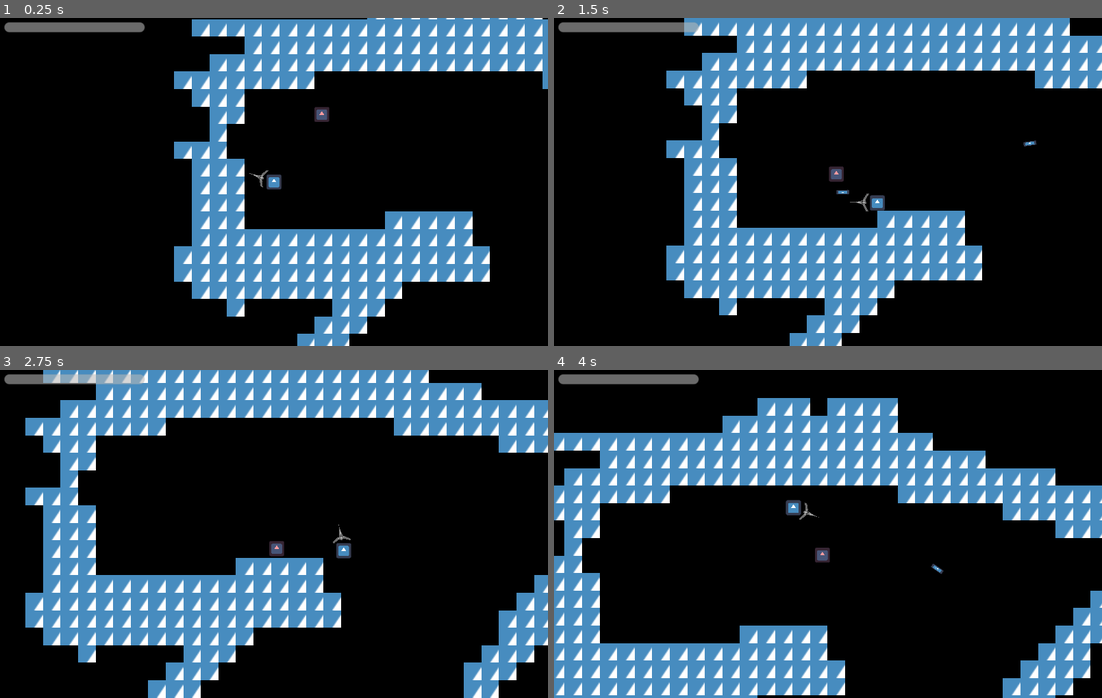
Above: before the commit, frames 1-4 (two rows, left to right).
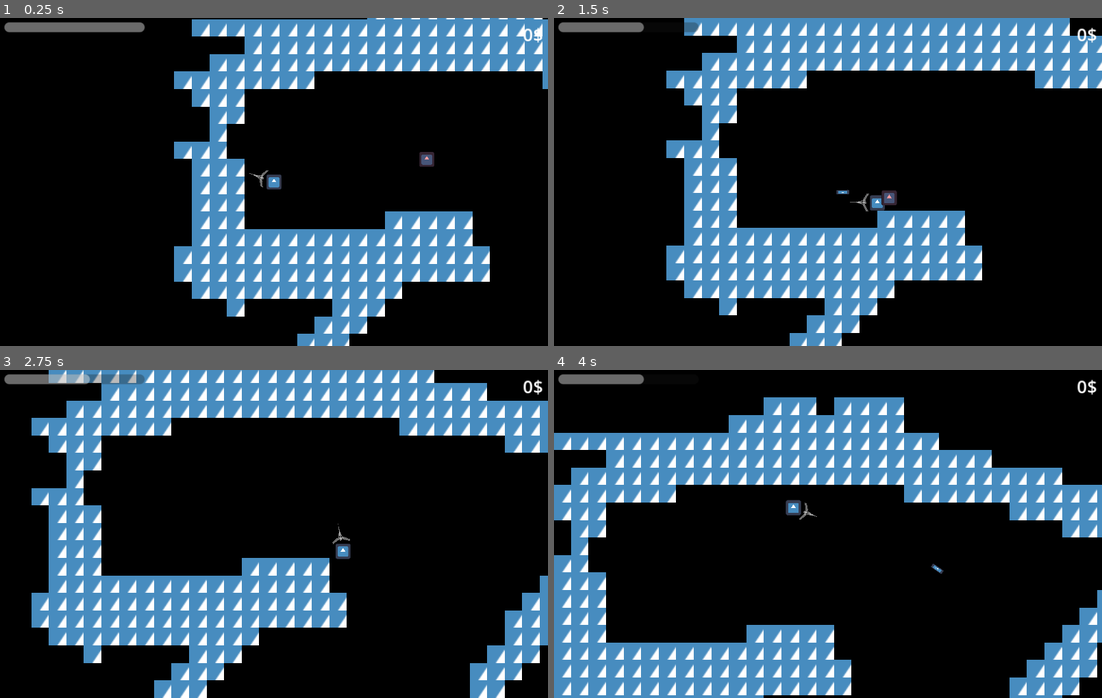
Above: after the commit, the same moments.

Repository: GerrZa/project_actionjump
Game: Godot game, scene res://ptt/ptt_scene.tscn
The game is run twice, just before and just after one commit, with the same random seed, the same clock (stepped at 60 frames per second) and the same inputs. The engine's default icon, where the game draws it, is replaced by a stand-in: a white triangle on a blue panel in a dark square.
Inputs (mouse positions are in pixels of both pictures, inside the frame that each line leads up to):
- Up to frame 1 (0.25 s): no input
- Up to frame 2 (1.5 s): move the mouse to (948, 165) at 0.52 s; hold D (right) 0.53-1.28 s; click (948, 165) at 0.6 s; move the mouse to (718, 198) at 1.27 s; hold S (down) from 1.28 s (still down); click (718, 198) at 1.35 s
- Up to frame 3 (2.75 s): move the mouse to (328, 461) at 2.02 s; release S (down) at 2.03 s; hold D (right) from 2.03 s (still down); click (328, 461) at 2.1 s
- Up to frame 4 (4 s): move the mouse to (800, 599) at 2.77 s; release D (right) at 2.78 s; hold W (up) 2.78-3.53 s; click (800, 599) at 2.85 s; move the mouse to (992, 583) at 3.52 s; hold A (left) from 3.53 s (still down); click (992, 583) at 3.6 s

The runs differ from the first frame. In frame 1, 0.3% of the frame differs, in the area x 57-99%, y 2-46%; in frame 2, 0.7%; in frame 3, 16%; in frame 4, 17%, in the area x 0-100%, y 1-100%.

Commit message:
almost thereeeeee

Diff:
--- a/ptt/CharacterBody2D.gd
+++ b/ptt/CharacterBody2D.gd
@@ -8,6 +8,8 @@
 
 var first_wp = "gun"
 var sec_wp = null
+
+var money = 0
 
 func _process(delta: float) -> void:
 	p_in.x = Input.get_axis("left","right")
@@ -62,3 +64,6 @@
 
 func grenade():
 	pass
+
+func hurt(value):
+	hp-=value
--- /dev/null
+++ b/ptt/Label.gd
@@ -0,0 +1,7 @@
+extends Label
+
+
+func _process(delta: float) -> void:
+	if get_node_or_null("../../plr") != null:
+		text = var_to_str(get_node("../../plr").money) + "$"
+	else: print('null')
--- a/ptt/ProgressBar.gd
+++ b/ptt/ProgressBar.gd
@@ -7,3 +7,4 @@
 
 	if get_tree().current_scene.get_node("plr").hp < 0:
 		get_tree().current_scene.get_node_or_null("plr").queue_free()
+		queue_free()
--- /dev/null
+++ b/ptt/attack_en.gd
@@ -0,0 +1,31 @@
+extends CharacterBody2D
+
+var hp = 50
+
+var spd = 70
+
+func _physics_process(delta):
+	velocity.x = lerp(velocity.x, global_position.direction_to(get_tree().current_scene.get_node("plr").global_position).x * spd, 0.4)
+	velocity.y = lerp(velocity.y, global_position.direction_to(get_tree().current_scene.get_node("plr").global_position).y * spd, 0.4)
+
+	move_and_slide()
+
+
+func hurt(value):
+
+	hp -= value
+	if hp <= 0:
+		queue_free()
+
+func kb(dir):
+	global_position + dir * 1.5
+
+func _on_area_2d_body_entered(body: Node2D) -> void:
+	body.hurt(20)
+
+
+func _on_timer_timeout() -> void:
+	print("dash")
+	velocity = global_position.direction_to(get_node("../plr").global_position) * spd * 30
+	#global_position += global_position.direction_to(get_node("../plr").global_position) * spd * 1.005
+	$Timer.start(1.2)
--- /dev/null
+++ b/ptt/attack_en.tscn
@@ -0,0 +1,37 @@
+[gd_scene load_steps=5 format=3 uid="uid://b4rf67mwk8muq"]
+
+[ext_resource type="Script" path="res://ptt/attack_en.gd" id="1_bl244"]
+[ext_resource type="Texture2D" uid="uid://csk1dicruhia6" path="res://icon.svg" id="1_osnjo"]
+
+[sub_resource type="CircleShape2D" id="CircleShape2D_kga02"]
+radius = 7.0
+
+[sub_resource type="CircleShape2D" id="CircleShape2D_7isi2"]
+radius = 12.0
+
+[node name="attack_en" type="CharacterBody2D"]
+collision_layer = 2
+collision_mask = 0
+script = ExtResource("1_bl244")
+metadata/_edit_group_ = true
+
+[node name="Icon2" type="Sprite2D" parent="."]
+modulate = Color(1, 0.611765, 0.627451, 1)
+scale = Vector2(0.109375, 0.109375)
+texture = ExtResource("1_osnjo")
+
+[node name="CollisionShape2D" type="CollisionShape2D" parent="."]
+shape = SubResource("CircleShape2D_kga02")
+
+[node name="hurt_area" type="Area2D" parent="."]
+
+[node name="CollisionShape2D" type="CollisionShape2D" parent="hurt_area"]
+shape = SubResource("CircleShape2D_7isi2")
+
+[node name="Timer" type="Timer" parent="."]
+wait_time = 1.2
+one_shot = true
+autostart = true
+
+[connection signal="body_entered" from="hurt_area" to="." method="_on_area_2d_body_entered"]
+[connection signal="timeout" from="Timer" to="." method="_on_timer_timeout"]
--- a/ptt/ptt_scene.tscn
+++ b/ptt/ptt_scene.tscn
@@ -1,9 +1,10 @@
-[gd_scene load_steps=8 format=3 uid="uid://hxf1xmerm8l4"]
+[gd_scene load_steps=10 format=3 uid="uid://hxf1xmerm8l4"]
 
 [ext_resource type="Texture2D" uid="uid://csk1dicruhia6" path="res://icon.svg" id="1_aglxc"]
 [ext_resource type="Script" path="res://ptt/CharacterBody2D.gd" id="2_xa1oy"]
-[ext_resource type="PackedScene" uid="uid://bdcdgbh2voluh" path="res://ptt/shooting_enemy.tscn" id="3_kcu2n"]
 [ext_resource type="Script" path="res://ptt/ProgressBar.gd" id="4_hte6x"]
+[ext_resource type="Script" path="res://ptt/Label.gd" id="4_sguyf"]
+[ext_resource type="PackedScene" uid="uid://b4rf67mwk8muq" path="res://ptt/attack_en.tscn" id="5_q6suo"]
 
 [sub_resource type="TileSetAtlasSource" id="TileSetAtlasSource_njxxi"]
 texture = ExtResource("1_aglxc")
@@ -209,7 +210,9 @@
 [sub_resource type="CircleShape2D" id="CircleShape2D_vpy7y"]
 radius = 7.0
 
-[node name="PttScene" type="Node2D"]
+[sub_resource type="LabelSettings" id="LabelSettings_4ohtx"]
+
+[node name="ptt_scn" type="Node2D"]
 
 [node name="TileMap" type="TileMap" parent="."]
 tile_set = SubResource("TileSet_02q6x")
@@ -218,7 +221,7 @@
 
 [node name="plr" type="CharacterBody2D" parent="."]
 position = Vector2(43, 101)
-collision_mask = 35
+collision_mask = 33
 script = ExtResource("2_xa1oy")
 metadata/_edit_group_ = true
 
@@ -270,10 +273,6 @@
 [node name="CollisionPolygon2D" type="CollisionPolygon2D" parent="plr/knife_area"]
 polygon = PackedVector2Array(0, 0, 13, -8, 17, -3, 17, 3, 13, 8)
 
-[node name="enemy" parent="." instance=ExtResource("3_kcu2n")]
-position = Vector2(96, 26)
-collision_mask = 32
-
 [node name="CanvasLayer" type="CanvasLayer" parent="."]
 
 [node name="ProgressBar" type="ProgressBar" parent="CanvasLayer"]
@@ -283,3 +282,16 @@
 offset_bottom = 13.0
 show_percentage = false
 script = ExtResource("4_hte6x")
+
+[node name="Label" type="Label" parent="CanvasLayer"]
+offset_left = 162.0
+offset_top = 4.0
+offset_right = 496.0
+offset_bottom = 27.0
+text = "XXX$"
+label_settings = SubResource("LabelSettings_4ohtx")
+horizontal_alignment = 2
+script = ExtResource("4_sguyf")
+
+[node name="attack_en" parent="." instance=ExtResource("5_q6suo")]
+position = Vector2(198, 78)
--- a/ptt/shooting_enemy.tscn
+++ b/ptt/shooting_enemy.tscn
@@ -6,7 +6,7 @@
 [sub_resource type="CircleShape2D" id="CircleShape2D_vpy7y"]
 radius = 7.0
 
-[node name="enemy" type="CharacterBody2D"]
+[node name="shooting_en" type="CharacterBody2D"]
 collision_layer = 2
 collision_mask = 0
 script = ExtResource("1_oj8j0")
@@ -15,6 +15,11 @@
 [node name="Icon2" type="Sprite2D" parent="."]
 modulate = Color(1, 0.611765, 0.627451, 1)
 scale = Vector2(0.109375, 0.109375)
+texture = ExtResource("1_j48kh")
+
+[node name="Icon3" type="Sprite2D" parent="."]
+modulate = Color(1, 0.611765, 0.627451, 1)
+scale = Vector2(0.09375, 0.015625)
 texture = ExtResource("1_j48kh")
 
 [node name="CollisionShape2D2" type="CollisionShape2D" parent="."]
